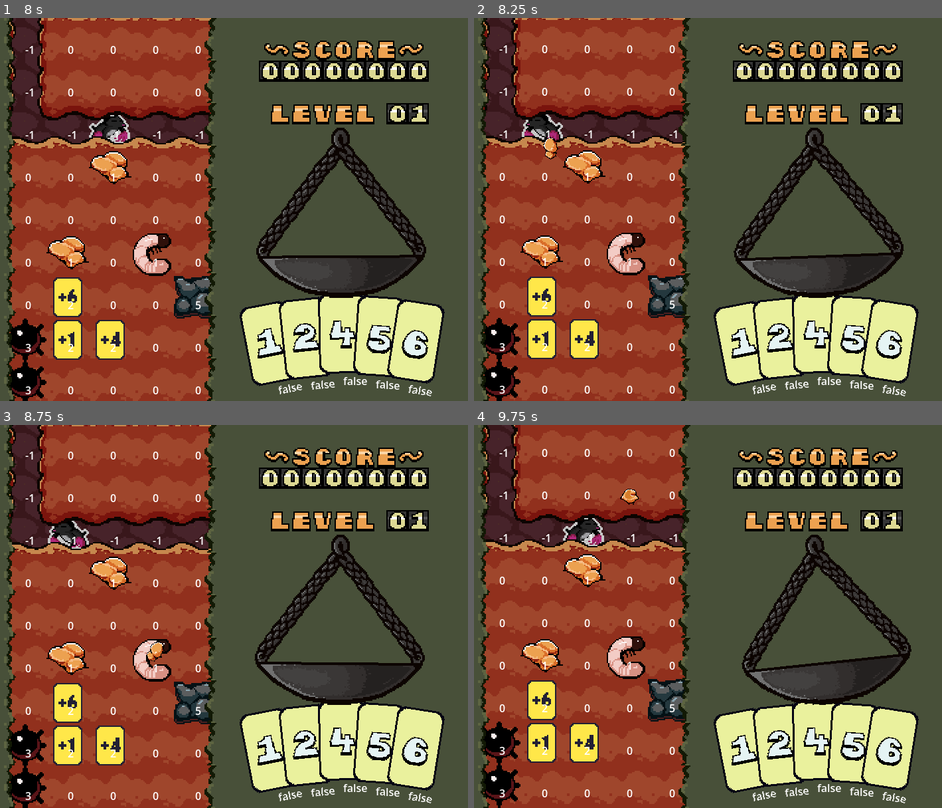
Above: before the commit, frames 1-4 (two rows, left to right).
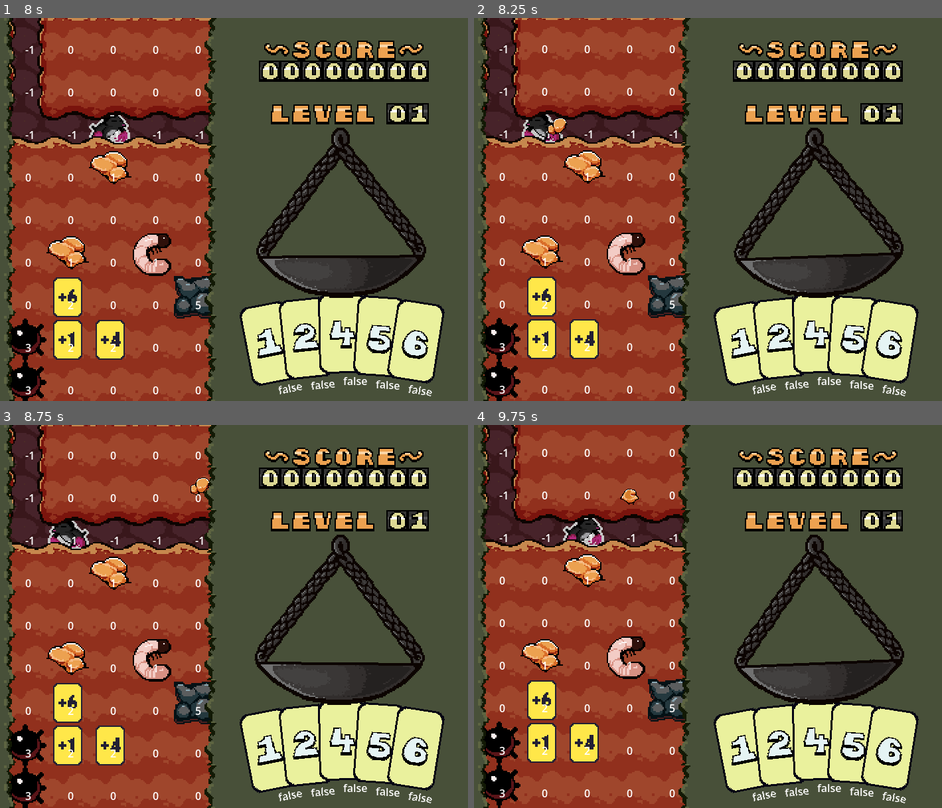
Above: after the commit, the same moments.

Repository: DogeMastr/GMTK2026
Game: Godot game, scene res://Scenes/Game/Game.tscn
Same seed, same stepped clock (60 frames per second), same inputs: the game is played once before the commit and once after it.
Inputs (mouse positions are in pixels of both pictures, inside the frame that each line leads up to):
- Up to frame 1 (8 s): drag from (252, 347) to (23, 40) at 0.52 s; drag from (285, 339) to (23, 40) at 1.27 s; move the mouse to (322, 335) at 2.02 s; hold A (player_left) 2.03-2.75 s; tap 1 (1) at 2.1, 5.1, 6.6 s; click (322, 335) at 2.17 s; drag from (341, 332) to (65, 33) at 2.77 s; drag from (379, 335) to (112, 25) at 3.52 s; drag from (416, 339) to (112, 18) at 4.27 s; move the mouse to (112, 228) at 5.02 s; hold D (player_right) 5.03-5.75 s; click (112, 228) at 5.17 s; drag from (266, 125) to (154, 52) at 5.77 s; move the mouse to (191, 286) at 6.52 s; hold D (player_right) 6.53-7.25 s; drag from (369, 266) to (196, 44) at 7.27 s
- Up to frame 2 (8.25 s): move the mouse to (539, 152) at 8.02 s; hold A (player_left) from 8.03 s (still down); tap 1 (1) at 8.1 s
- Up to frame 3 (8.75 s): keep holding A (player_left)
- Up to frame 4 (9.75 s): release A (player_left) at 8.75 s; drag from (717, 616) to (497, 490) at 8.77 s; move the mouse to (614, 520) at 9.52 s; hold D (player_right) from 9.53 s (still down); tap 1 (1) at 9.6 s; click (614, 520) at 9.67 s

Frame 1 is identical in both runs. In frame 2, 0.2% of the frame differs, in the area x 14-20%, y 26-37%; in frame 3, 0.3%; in frame 4, 3.0%, in the area x 55-94%, y 28-74%.

Commit message:
nuggets on coll layer 2

Diff:
--- a/Scenes/Scale/nugget.tscn
+++ b/Scenes/Scale/nugget.tscn
@@ -50,6 +50,8 @@
 radius = 16.0
 
 [node name="Nugget" type="RigidBody2D" unique_id=1203335746]
+collision_layer = 2
+collision_mask = 2
 script = ExtResource("1_vgboa")
 
 [node name="AnimatedSprite2D" type="AnimatedSprite2D" parent="." unique_id=1268894075]
--- a/Scenes/Scale/scale.tscn
+++ b/Scenes/Scale/scale.tscn
@@ -11,6 +11,8 @@
 radius = 12.0
 
 [node name="Scale" type="RigidBody2D" unique_id=1981433376]
+collision_layer = 2
+collision_mask = 2
 physics_material_override = SubResource("PhysicsMaterial_ln2h6")
 center_of_mass_mode = 1
 center_of_mass = Vector2(0, 60)
@@ -32,6 +34,8 @@
 bias = 0.426
 
 [node name="StaticBody2D" type="StaticBody2D" parent="." unique_id=242478863]
+collision_layer = 2
+collision_mask = 2
 
 [node name="CollisionShape2D" type="CollisionShape2D" parent="StaticBody2D" unique_id=1249713293]
 shape = SubResource("CircleShape2D_qdslu")
Binary file added: Assets/Art/cardsindirt.png
Not shown, added: Assets/Art/cardsindirt.png.import
